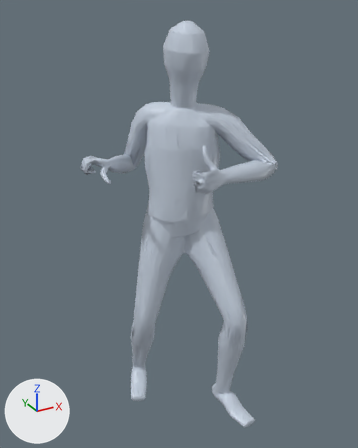
What one commit did to the glTF model app/assets/anims/Base/sword_shield_attack_heavy.glb.
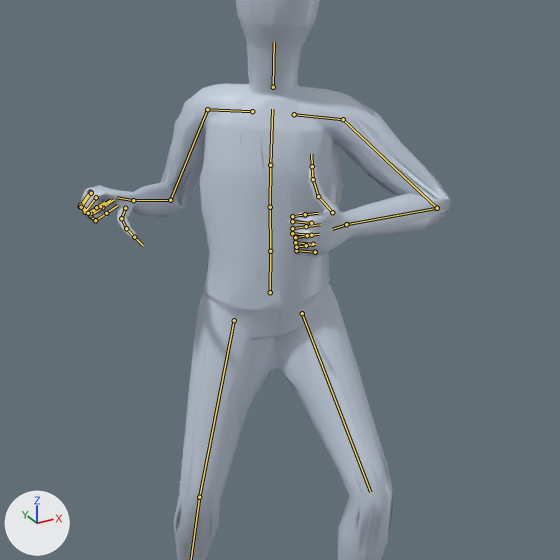
Each version is shown whole from a camera (50 mm lens) standing at (-0.964, -1.743, 1.782) and looking at (-0.019, -0.024, 0.923), then close up on the part from 11% to 94% of the width and 13% to 79% of the height. The lights are fixed; the arrows at lower left show +X, +Y and +Z. The last two pictures show the newer version. Both versions are drawn at frame 9 of the action 'Animation'; the numbers are the values there. The bones that change, and the others that lie on the model, are drawn over the model as lines in the close-ups.

Objects in the first close-up: 'Body_human_male'.
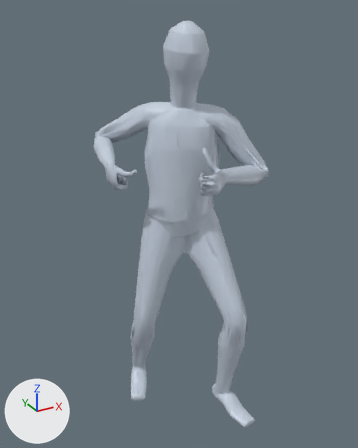
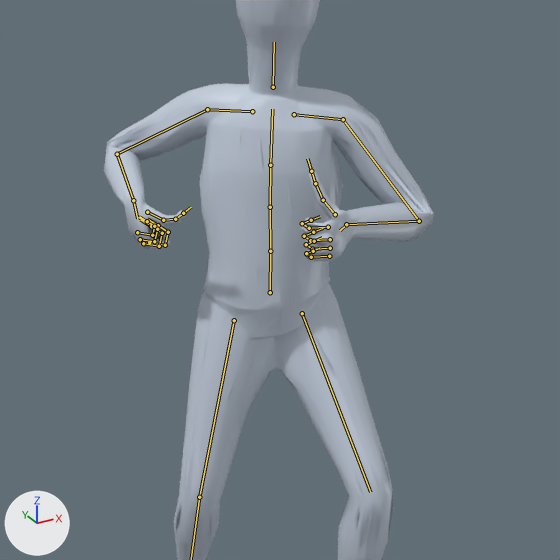
Where the change shows, as pixel boxes [x1, y1, x2, y2] in the close-ups (560 x 560 px):
'Body_human_male', posed: before [79, 0, 451, 560]; after [104, 0, 434, 560]
bone 'mixamorig:LeftArm', root to tip: before (343, 119) to (437, 208); after (343, 119) to (419, 221)
bone 'mixamorig:LeftHand', root to tip: before (346, 224) to (332, 229); after (346, 224) to (340, 230)
bone 'mixamorig:RightArm', root to tip: before (207, 109) to (170, 200); after (207, 109) to (117, 154)
bone 'mixamorig:RightHand', root to tip: before (133, 200) to (116, 197); after (133, 200) to (137, 218)

What the commit changed:
Bone 'mixamorig:LeftArm' (bone_mixamorig_leftarm) turns from (-41, 11, -11) to (-51, 6, -6) degrees about its own x, y and z.
Bone 'mixamorig:LeftHand' (bone_mixamorig_lefthand) turns from (-5, -46, 7) to (7, -37, 16) degrees about its own x, y and z.
Bone 'mixamorig:RightArm' (bone_mixamorig_rightarm) turns from (-62, -8, -10) to (-30, -21, 4) degrees about its own x, y and z.
Bone 'mixamorig:RightHand' (bone_mixamorig_righthand) turns from (65, -37, -74) to (-60, 1, -71) degrees about its own x, y and z.
